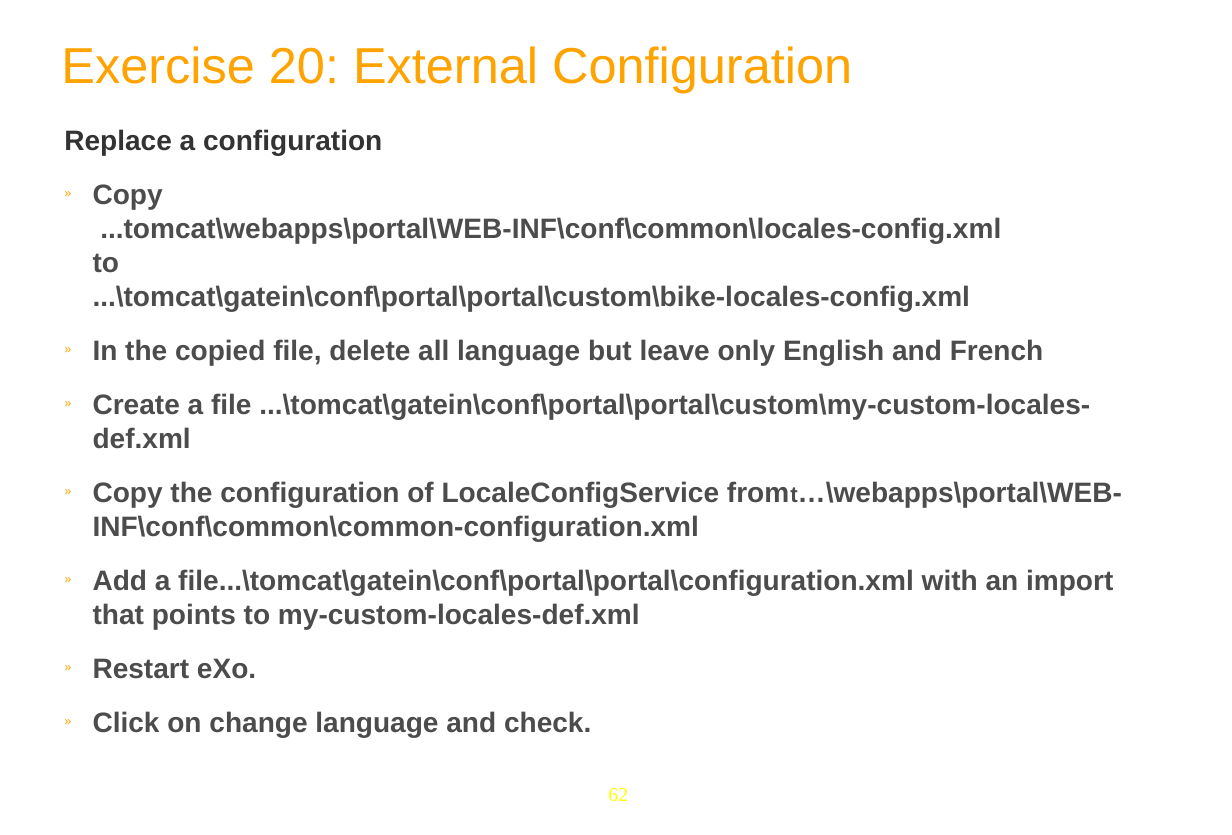
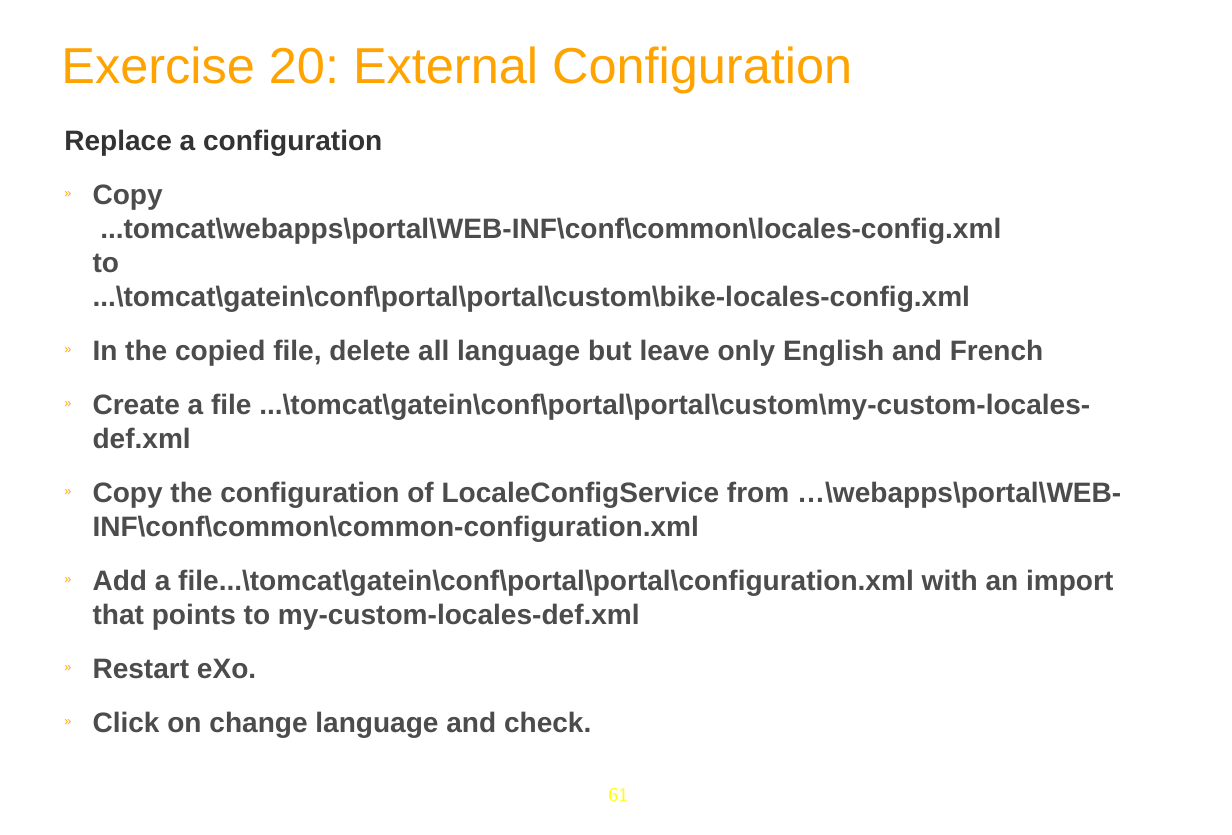
Before and after one commit to anhvurz90/training, a slide deck: slide 61 of exo-developer/210-configuration/slides/210-Portal-configuration-XDev-en.ppt (slide 62 before the commit). Drawn at 1232x835 pixels with LibreOffice and Linux fonts; fonts in the diff are those of the drawing; background and template pictures are left out. Boxes give left, top, right and bottom in pixels: in the first picture for what was removed or moved away, otherwise in the second. Text is boxed around its words. In the diff, an @@ line names an element or a change of style, - is before the commit and + after.

Commit message:
configuration

```diff
--- a/exo-developer/210-configuration/slides/210-Portal-configuration-XDev-en.ppt
+++ b/exo-developer/210-configuration/slides/210-Portal-configuration-XDev-en.ppt
@@ text at box(93, 481, 1121, 541): text changed @@
-» Copy the configuration of LocaleConfigService fromt…\webapps\portal\WEB-INF\conf\common\common-configuration.xml
+» Copy the configuration of LocaleConfigService from …\webapps\portal\WEB-INF\conf\common\common-configuration.xml
@@ page number at box(608, 788, 628, 802): text changed @@
-62
+61
```
Also in this commit, not shown: 11 other slides changed, 2 slides added, 3 slides removed, 15 other files.
